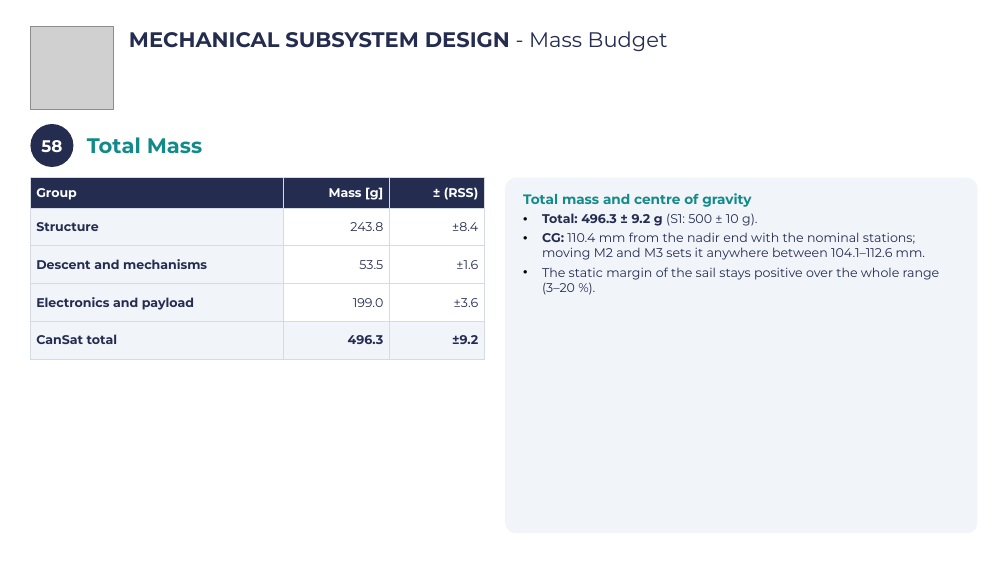
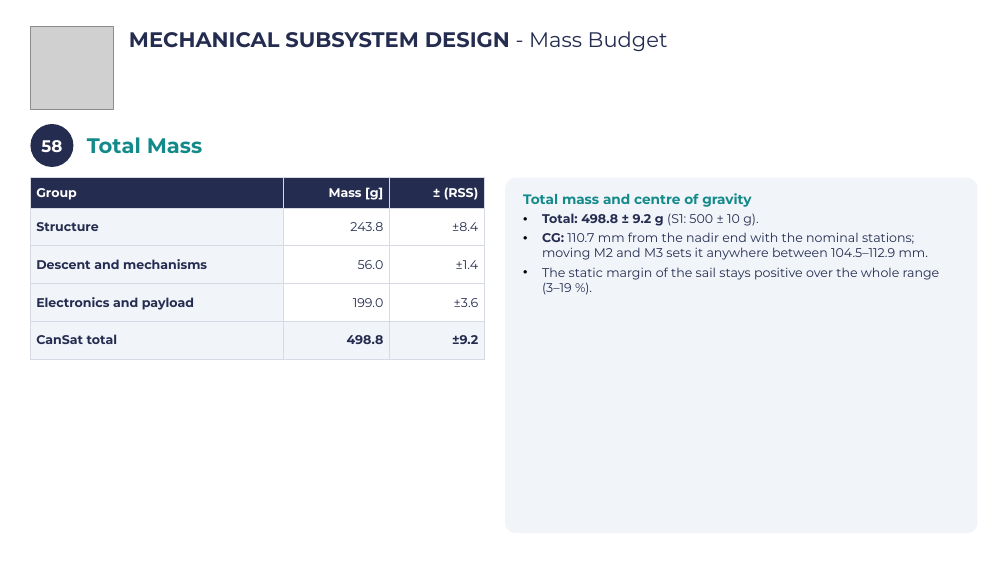
Before and after one commit to Caetano18/proyecto, a slide deck: slide 61 of cansat_pdr/laminas_plantilla/CanSat_PDR_Hermes_completo.pptx. Drawn at 1008x567 pixels with LibreOffice and Linux fonts; fonts in the diff are those of the drawing; grey boxes stand for pictures; background and template pictures are left out. Boxes give left, top, right and bottom in pixels: in the first picture for what was removed or moved away, otherwise in the second. Text is boxed around its words. In the diff, an @@ line names an element or a change of style, - is before the commit and + after.

```diff
--- a/cansat_pdr/laminas_plantilla/CanSat_PDR_Hermes_completo.pptx
+++ b/cansat_pdr/laminas_plantilla/CanSat_PDR_Hermes_completo.pptx
@@ table at bbox=[30, 178, 485, 359] @@
-row 3, column 2: 53.5
+row 3, column 2: 56.0
-row 3, column 3: ±1.6
+row 3, column 3: ±1.4
-row 5, column 2: 496.3
+row 5, column 2: 498.8
@@ text in rounded rectangle at bbox=[542, 213, 940, 295]: text changed @@
-• Total: 496.3 ± 9.2 g (S1: 500 ± 10 g).
-• CG: 110.4 mm from the nadir end with the nominal stations; moving M2 and M3 sets it anywhere between 104.1–112.6 mm.
-• The static margin of the sail stays positive over the whole range (3–20 %).
+• Total: 498.8 ± 9.2 g (S1: 500 ± 10 g).
+• CG: 110.7 mm from the nadir end with the nominal stations; moving M2 and M3 sets it anywhere between 104.5–112.9 mm.
+• The static margin of the sail stays positive over the whole range (3–19 %).
```
Also in this commit, not shown: 13 other slides changed, 23 other files.
